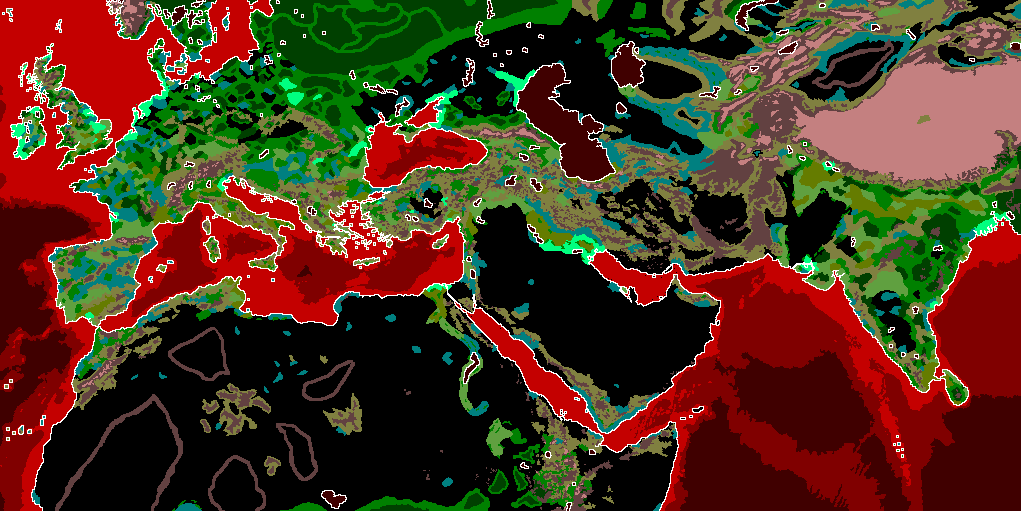
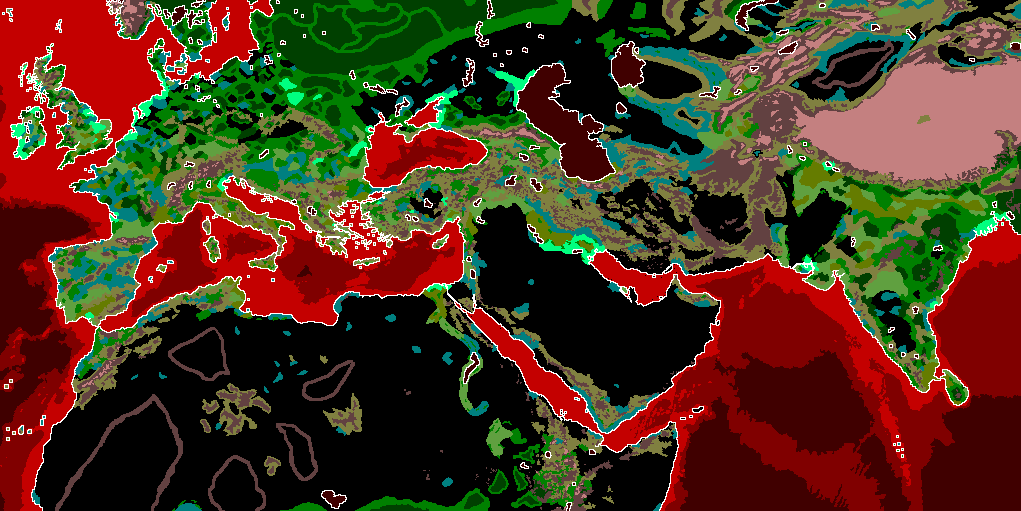
Before/after of a 1021x511 layered artwork. What changed in the layer stack:
painted on "map_ground_types" over [645,52,676,57]
